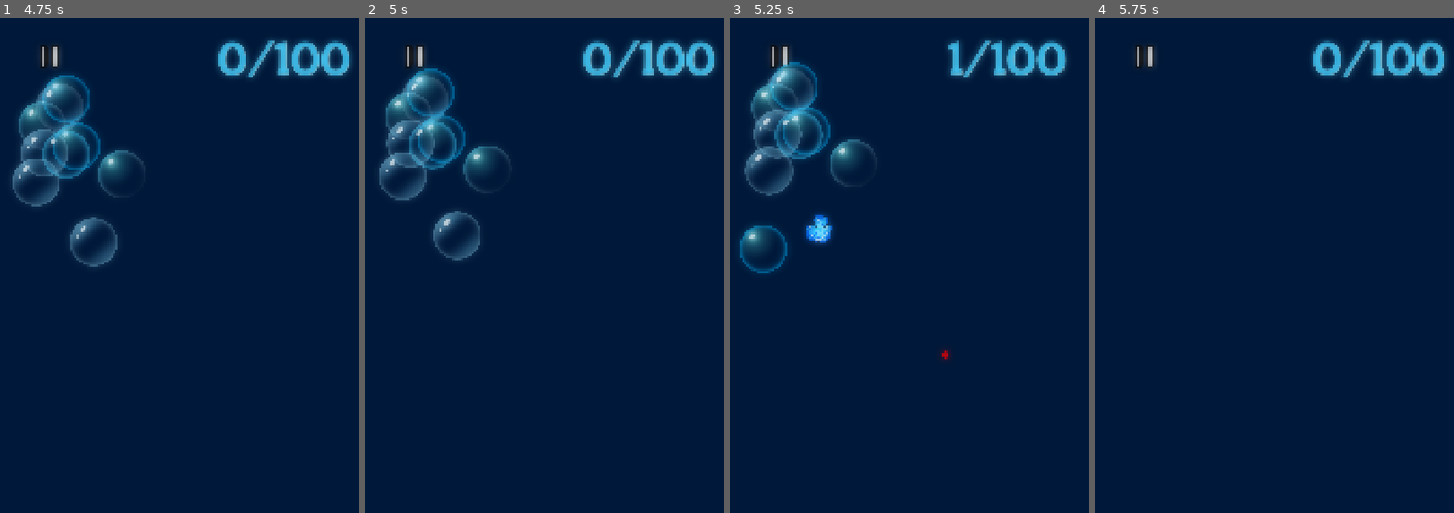
Above: before the commit, frames 1-4 (left to right).
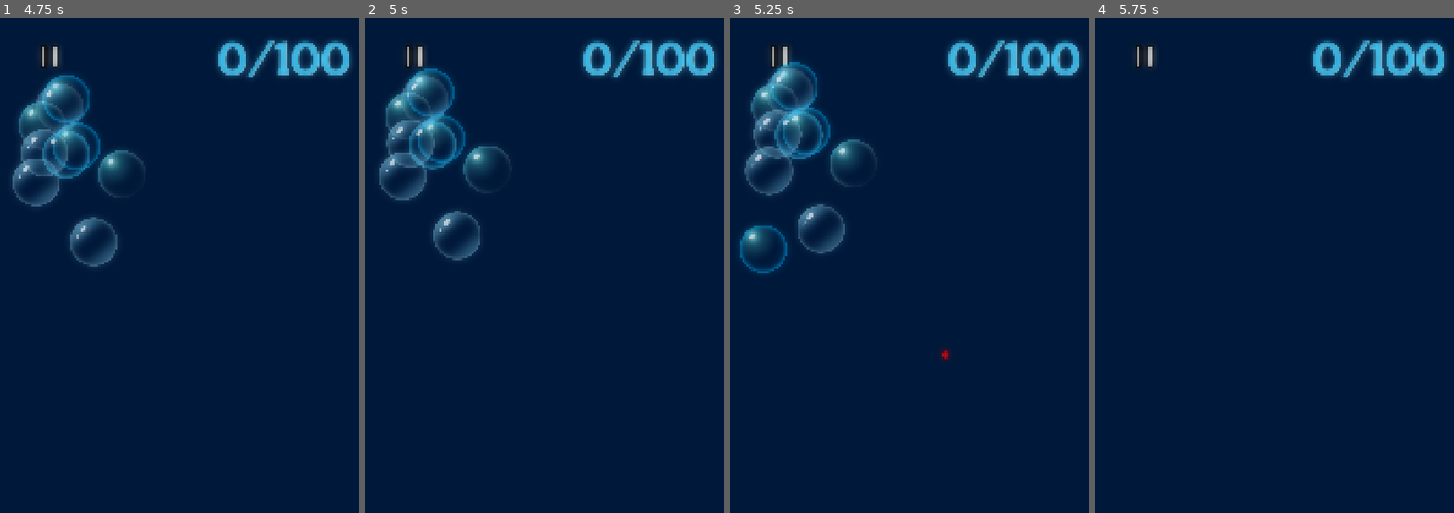
Above: after the commit, the same moments.

Repository: HybridAU/bubble-pop
Game: Godot game, scene res://levels/level_2.tscn
Two runs of this game, one before a commit and one after it. Both use one fixed random seed, a clock stepped at 60 frames per second and the inputs below. This scene is started directly instead of the project's main scene.
Inputs (mouse positions are in pixels of both pictures, inside the frame that each line leads up to):
- Up to frame 1 (4.75 s): tap Enter at 0.5 s; move the mouse to (283, 319) at 0.52 s; click (283, 319) at 0.67 s; move the mouse to (114, 389) at 1.27 s; click (114, 389) at 1.42 s; move the mouse to (236, 196) at 2.02 s; click (236, 196) at 2.17 s; move the mouse to (175, 498) at 2.77 s; click (175, 498) at 2.92 s; move the mouse to (315, 463) at 3.52 s; click (315, 463) at 3.67 s; move the mouse to (71, 245) at 4.27 s; click (71, 245) at 4.42 s
- Up to frame 2 (5 s): no input
- Up to frame 3 (5.25 s): move the mouse to (945, 354) at 5.02 s; click (945, 354) at 5.17 s
- Up to frame 4 (5.75 s): no input

Frames 1-2 are identical in both runs. In frame 3, 2.7% of the frame differs, in the area x 19-98%, y 4-48%; in frame 4, nothing differs.
Error before the commit: Invalid access to property or key 'position' on a base object of type 'InputEventKey'. (res://scripts/level_2.gd:19)
Error after the commit: Invalid access to property or key 'position' on a base object of type 'InputEventKey'. (res://scripts/base_level.gd:12)

Commit message:
Refactor level 2

Diff:
--- a/levels/level_1.tscn
+++ b/levels/level_1.tscn
@@ -3,7 +3,7 @@
 [ext_resource type="Script" uid="uid://btsxrtwf5j0r" path="res://scripts/level_1.gd" id="1_vn7o3"]
 [ext_resource type="PackedScene" uid="uid://duft2fty1nrbn" path="res://levels/base_level.tscn" id="2_jirdo"]
 
-[node name="root" type="Node" unique_id=173937783]
+[node name="Root" type="Node" unique_id=173937783]
 
 [node name="BaseLevel" parent="." unique_id=804394807 instance=ExtResource("2_jirdo")]
 
@@ -15,3 +15,5 @@
 autostart = true
 
 [connection signal="timeout" from="BaseLevel/Level1/BubbleSpawnTimer" to="BaseLevel/Level1" method="_on_bubble_spawn_timer_timeout"]
+
+[editable path="BaseLevel"]
--- a/levels/level_2.tscn
+++ b/levels/level_2.tscn
@@ -1,15 +1,14 @@
 [gd_scene format=3 uid="uid://b3m54he7capgh"]
 
-[ext_resource type="Script" uid="uid://b7hyfu6oeas1g" path="res://scripts/level_2.gd" id="1_0srwa"]
-[ext_resource type="FontFile" uid="uid://l3g7clglucve" path="res://assets/Fonts/BubblegumSans-Regular.ttf" id="2_v5uil"]
-[ext_resource type="PackedScene" uid="uid://bry4a26kufo0" path="res://menus/pause_menu.tscn" id="3_5722l"]
+[ext_resource type="PackedScene" uid="uid://duft2fty1nrbn" path="res://levels/base_level.tscn" id="1_mi4ay"]
+[ext_resource type="Script" uid="uid://b7hyfu6oeas1g" path="res://scripts/level_2.gd" id="2_pqqg8"]
 
 [sub_resource type="Animation" id="Animation_0srwa"]
 length = 0.001
 tracks/0/type = "value"
 tracks/0/imported = false
 tracks/0/enabled = true
-tracks/0/path = NodePath("ScoreLabel:theme_override_colors/font_color")
+tracks/0/path = NodePath("BaseLevel/ScoreLabel:theme_override_colors/font_color")
 tracks/0/interp = 1
 tracks/0/loop_wrap = true
 tracks/0/keys = {
@@ -25,14 +24,14 @@
 tracks/0/type = "value"
 tracks/0/imported = false
 tracks/0/enabled = true
-tracks/0/path = NodePath("ScoreLabel:theme_override_colors/font_color")
+tracks/0/path = NodePath("BaseLevel/ScoreLabel:theme_override_colors/font_color")
 tracks/0/interp = 1
 tracks/0/loop_wrap = true
 tracks/0/keys = {
 "times": PackedFloat32Array(0, 0.2, 0.4, 0.6, 0.8),
 "transitions": PackedFloat32Array(1, 1, 1, 1, 1),
 "update": 0,
-"values": [Color(0.25309506, 0.80966485, 0.9999997, 1), Color(1, 0.08627451, 0.14117648, 1), Color(0.25309506, 0.80966485, 0.9999997, 1), Color(1, 0.101960786, 0.09019608, 1), Color(0.25309506, 0.80966485, 0.9999997, 1)]
+"values": [Color(0.25309506, 0.80966485, 0.9999997, 1), Color(1, 0, 0, 1), Color(0.25309506, 0.80966485, 0.9999997, 1), Color(1, 0, 0, 1), Color(0.25309506, 0.80966485, 0.9999997, 1)]
 }
 
 [sub_resource type="AnimationLibrary" id="AnimationLibrary_5722l"]
@@ -41,39 +40,21 @@
 &"flash_red": SubResource("Animation_v5uil")
 }
 
-[node name="Level2" type="Node" unique_id=804394807]
-script = ExtResource("1_0srwa")
+[node name="Root" type="Node" unique_id=804394807]
 
-[node name="ColorRect" type="ColorRect" parent="." unique_id=102970302]
-anchors_preset = 15
-anchor_right = 1.0
-anchor_bottom = 1.0
-grow_horizontal = 2
-grow_vertical = 2
-color = Color(0.0013367112, 0.095184214, 0.2227821, 1)
+[node name="BaseLevel" parent="." unique_id=783011445 instance=ExtResource("1_mi4ay")]
 
-[node name="BubbleSpawnTimer" type="Timer" parent="." unique_id=68294711]
+[node name="Level2" type="Node" parent="BaseLevel" unique_id=132102969]
+script = ExtResource("2_pqqg8")
+
+[node name="BubbleSpawnTimer" type="Timer" parent="BaseLevel/Level2" unique_id=68294711]
 wait_time = 0.5
 autostart = true
 
-[node name="ScoreLabel" type="Label" parent="." unique_id=1211637556]
-anchors_preset = 1
-anchor_left = 1.0
-anchor_right = 1.0
-offset_left = -480.0
-offset_top = 100.0
-offset_right = -124.0
-offset_bottom = 250.0
-grow_horizontal = 0
-theme_override_colors/font_color = Color(0.25309506, 0.80966485, 0.9999997, 1)
-theme_override_colors/font_shadow_color = Color(0.84705883, 0.98039216, 0.9607843, 1)
-theme_override_fonts/font = ExtResource("2_v5uil")
-theme_override_font_sizes/font_size = 128
-text = "0/100"
-
-[node name="PauseMenu" parent="." unique_id=731387759 instance=ExtResource("3_5722l")]
-
-[node name="AnimationPlayer" type="AnimationPlayer" parent="." unique_id=112641736]
+[node name="AnimationPlayer" type="AnimationPlayer" parent="BaseLevel/Level2" unique_id=112641736]
+root_node = NodePath("../../..")
 libraries/ = SubResource("AnimationLibrary_5722l")
 
-[connection signal="timeout" from="BubbleSpawnTimer" to="." method="_on_bubble_spawn_timer_timeout"]
+[connection signal="timeout" from="BaseLevel/Level2/BubbleSpawnTimer" to="BaseLevel/Level2" method="_on_bubble_spawn_timer_timeout"]
+
+[editable path="BaseLevel"]
--- a/scripts/base_level.gd
+++ b/scripts/base_level.gd
@@ -15,8 +15,9 @@
 			live_touch_point = touch_point.instantiate()
 			add_child(live_touch_point)
 		else:
-			live_touch_point.queue_free()
-			remove_child(live_touch_point)
+			if live_touch_point:
+				live_touch_point.queue_free()
+				remove_child(live_touch_point)
 
 func _physics_process(delta: float) -> void:
 	if live_touch_point:
--- a/scripts/level_1.gd
+++ b/scripts/level_1.gd
@@ -22,5 +22,5 @@
 func add_point():
 	score += 1
 	label.text = "{score}/100".format({"score": score})
-	if score >= 10:
+	if score >= 100:
 		get_tree().change_scene_to_file("res://levels/level_2.tscn")
--- a/scripts/level_2.gd
+++ b/scripts/level_2.gd
@@ -3,29 +3,9 @@
 var bomb = preload("res://scenes/bomb.tscn")
 
 @onready var animation_player: AnimationPlayer = $AnimationPlayer
-@onready var label: Label = $ScoreLabel
-
-# Touch point
-var touch_point = preload("res://scenes/touch_point.tscn")
-var live_touch_point = touch_point.instantiate()
-var touch_position = Vector2(0,0)
+@onready var label: Label = $"../ScoreLabel"
 
 var score = 0
-
-func _ready() -> void:
-	touch_position = Vector2(get_viewport().size.x / 2, get_viewport().size.y / 2)
-
-func _input(event: InputEvent) -> void:
-	touch_position=event.position
-	if event is InputEventMouseButton:
-		if event.is_pressed():
-			add_child(live_touch_point)
-		else:
-			remove_child(live_touch_point)
-
-
-func _physics_process(delta: float) -> void:
-	live_touch_point.global_position=touch_position
 
 func _on_bubble_spawn_timer_timeout() -> void:
 	spawn_bubble()
Not shown, changed: README.md
